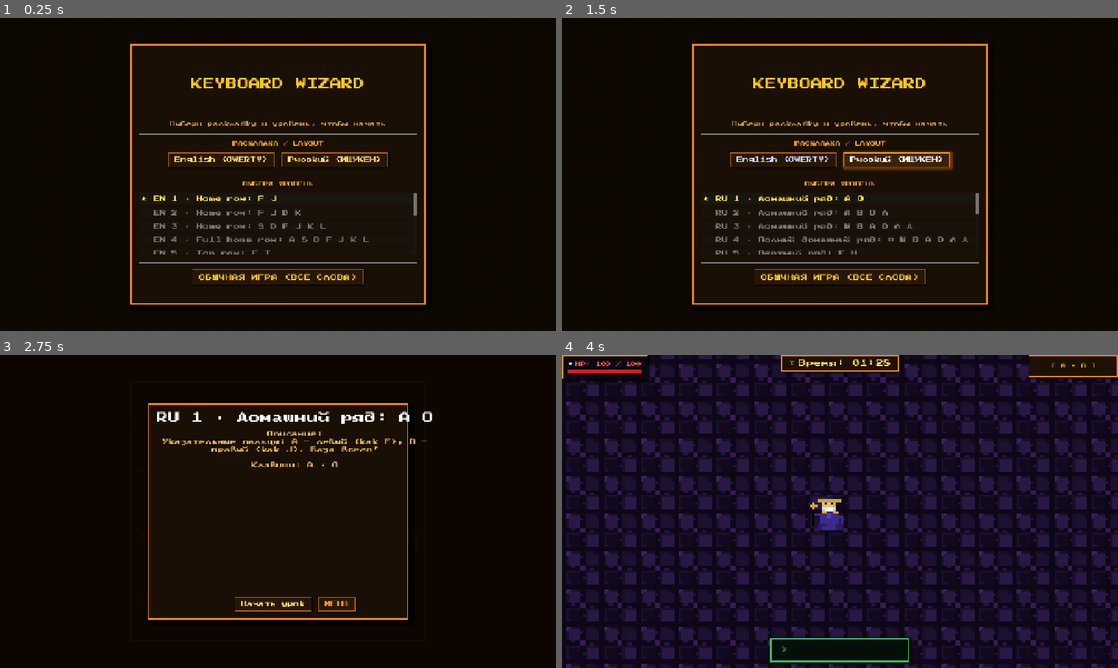
Above: before the commit, frames 1-4 (two rows, left to right).
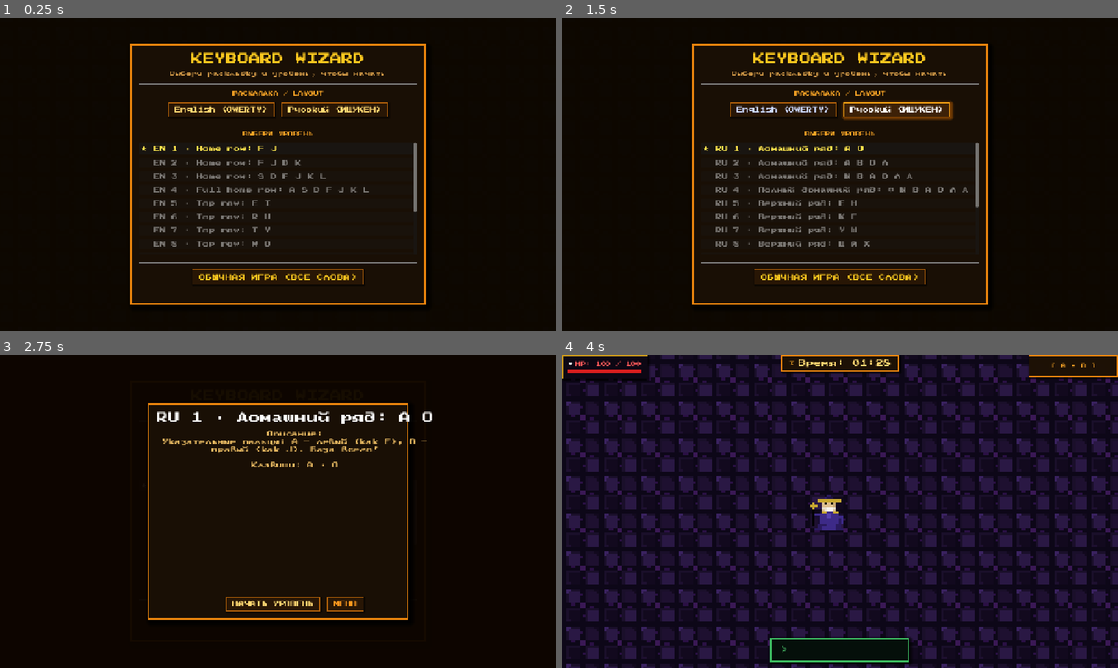
Above: after the commit, the same moments.

Repository: ilya885400/KeyboardWizard
Game: Godot game, scene res://scenes/Main.tscn
Same seed, same stepped clock (60 frames per second), same inputs: the game is played once before the commit and once after it.
Inputs:
- Up to frame 1 (0.25 s): no input
- Up to frame 2 (1.5 s): click "English (QWERTY)" at 0.5 s; click "Русский (ЙЦУКЕН)" at 1.25 s
- Up to frame 3 (2.75 s): click "★ RU 1 · Домашний ряд: А О" at 2 s
- Up to frame 4 (4 s): click "Начать урок" (after the commit: "НАЧАТЬ УРОВЕНЬ") at 2.75 s; tap Enter (ui_accept) at 3.5, 3.77 s; hold D from 3.53 s (still down); hold Shift from 3.53 s (still down)

The runs differ from the first frame. In frame 1, 6.0% of the frame differs, in the area x 25-75%, y 10-76%; in frame 2, 8.6%; in frame 3, 0.4%; in frame 4, nothing differs.

Commit message:
Устал. нет сил на ночь что-то делать. Пока оно как-то работает. Нужно hp,xp-bar допилить, музыку и звуки, окружение и темноту с окружением с освещением и тенями, словари норм сделать для обычного режима ну и просто баги поотлавливать.

Diff:
--- a/scenes/Main.tscn
+++ b/scenes/Main.tscn
@@ -472,7 +472,6 @@
 [node name="TitleLabel" type="Label" parent="LessonSelectScreen/Panel/VBox" unique_id=1000000041]
 clip_contents = true
 layout_mode = 2
-size_flags_vertical = 6
 theme_override_colors/font_color = Color(0.98, 0.78, 0.12, 1)
 theme_override_font_sizes/font_size = 30
 text = "KEYBOARD WIZARD"
@@ -633,12 +632,13 @@
 vertical_alignment = 1
 
 [node name="LessonResultScreen" type="CanvasLayer" parent="." unique_id=1178881705]
-visible = false
 
 [node name="BGDimmer" type="ColorRect" parent="LessonResultScreen" unique_id=1000000060]
 anchors_preset = 15
 anchor_right = 1.0
 anchor_bottom = 1.0
+grow_horizontal = 2
+grow_vertical = 2
 mouse_filter = 2
 color = Color(0.05, 0.02, 0, 0.96)
 
--- a/scripts/main.gd
+++ b/scripts/main.gd
@@ -150,7 +150,7 @@
 
 	# Настраиваем кнопки: меняем "Повторить/Next" на "Начать"
 	$LessonResultScreen/Panel/VBox/BtnRow/NextBtn.visible = false
-	$LessonResultScreen/Panel/VBox/BtnRow/RetryBtn.text = "Начать урок"
+	$LessonResultScreen/Panel/VBox/BtnRow/RetryBtn.text = "НАЧАТЬ УРОВЕНЬ"
 
 	# Переподключаем кнопку "Начать" на запуск урока
 
